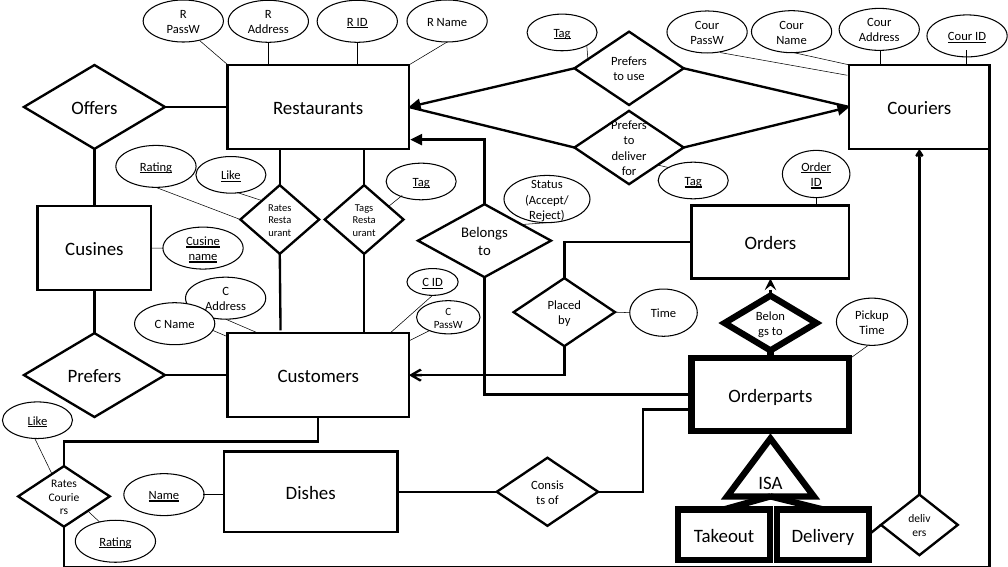
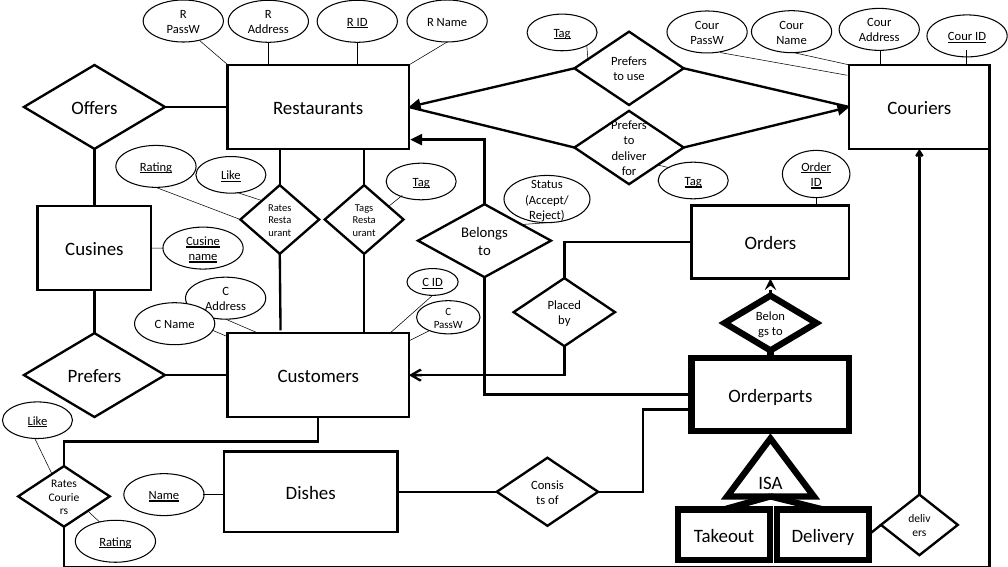
Before and after one commit to jakob22r/DISProject, a slide deck: slide 1 of assignment1/task1/ER-assignment1.pptx. Drawn at 1008x567 pixels with LibreOffice and Linux fonts; fonts in the diff are those of the drawing. Boxes give left, top, right and bottom in pixels: in the first picture for what was removed or moved away, otherwise in the second. Text is boxed around its words. In the diff, an @@ line names an element or a change of style, - is before the commit and + after.

Commit message:
ER

```diff
--- a/assignment1/task1/ER-assignment1.pptx
+++ b/assignment1/task1/ER-assignment1.pptx
@@ ellipse removed at [630, 289, 697, 337] @@
-Time
@@ ellipse removed at [836, 298, 907, 346] @@
-Pickup Time
@@ line removed from (616, 312) to (630, 313) @@
@@ line removed from (851, 358) to (868, 346) @@
```
